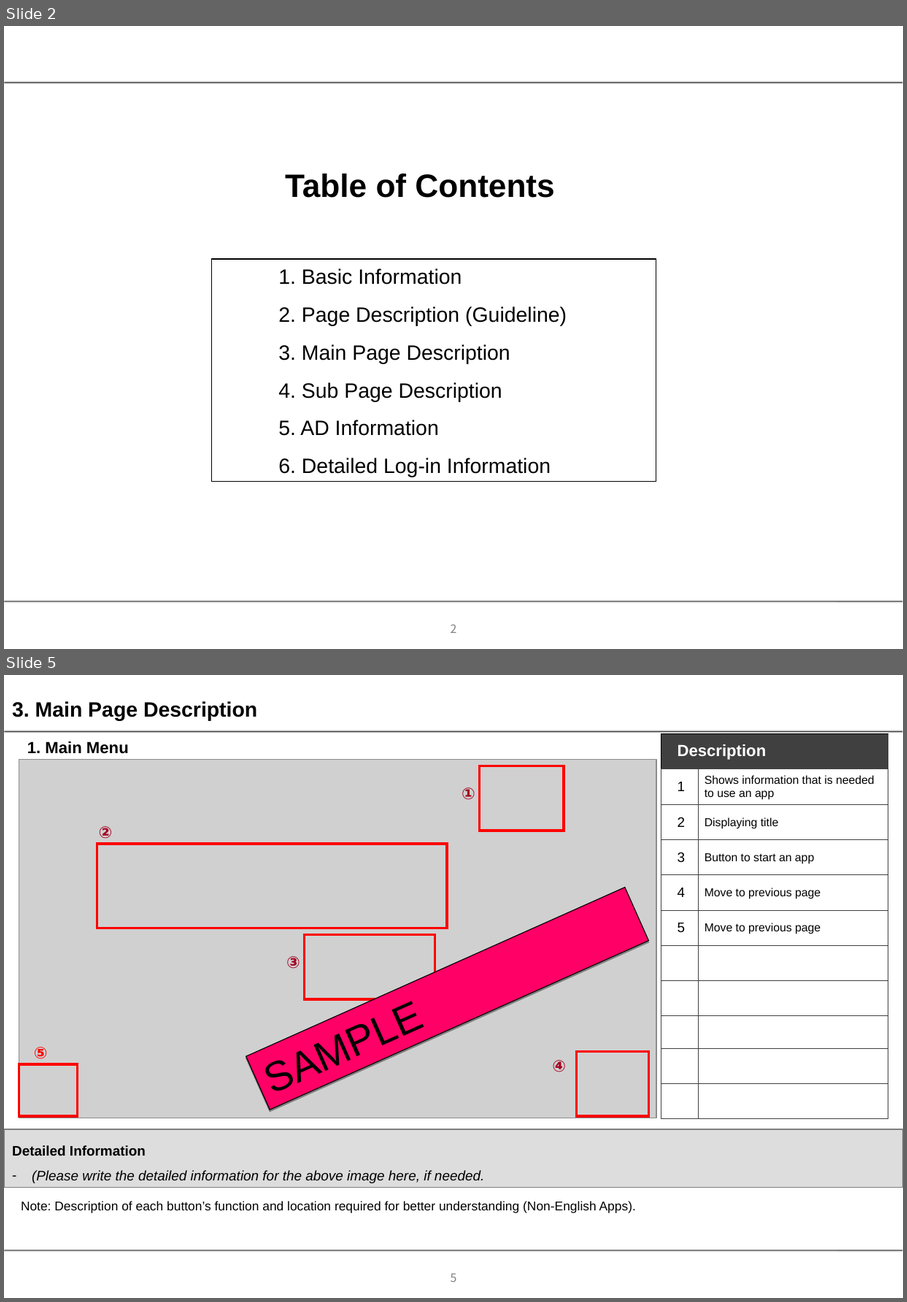
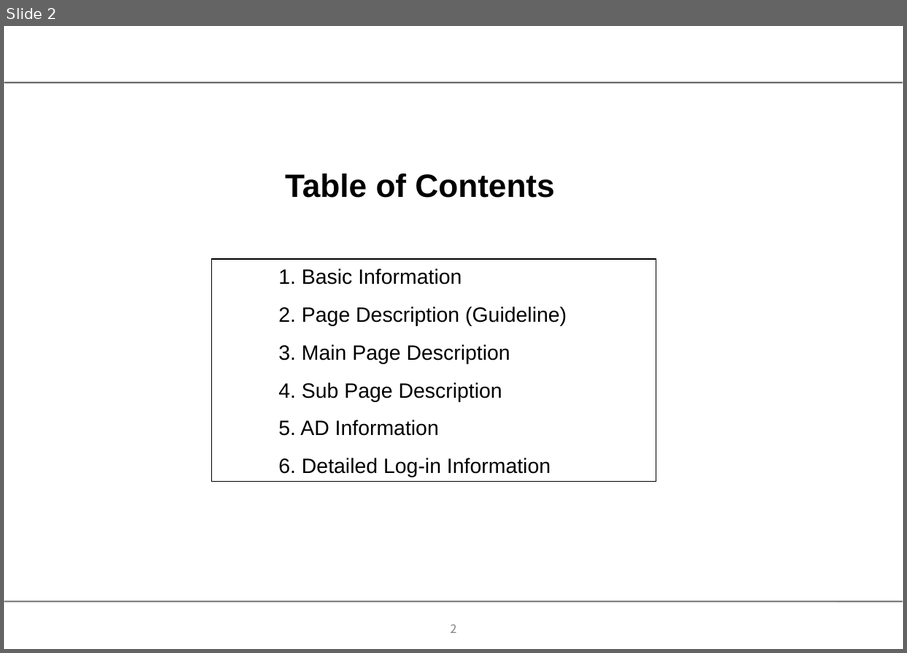
Before and after one commit to mervick/orangeeplayer, a slide deck: docs/documents for lg qa 3.0/app_description_3 0.ppt. Shown one above the other, each under a label of ours: slides 2 and 5 before the commit, slide 2 after it; the slides between them are not shown. The pictures are 907x1302 and 907x653 pixels, drawn with LibreOffice and Linux fonts; fonts in the diff are those of the drawing; grey boxes stand for pictures; background and template pictures are left out. Boxes give left, top, right and bottom in pixels: in the first picture for what was removed or moved away, otherwise in the second. Text is boxed around its words. In the diff, an @@ line names an element or a change of style, - is before the commit and + after.

```diff
--- a/docs/documents for lg qa 3.0/app_description_3 0.ppt
+++ b/docs/documents for lg qa 3.0/app_description_3 0.ppt
@@ slide 5 removed at <box>4,675,903,1298</box>, background #FFFFFF; not listed: 5 template elements that a slide beside it also shows @@
@@ text removed at <box>12,701,257,721</box> @@
-3. Main Page Description
@@ table removed at <box>661,733,889,1118</box>, 11 rows, 2 columns @@
-Description | 
-1 | Shows information that is needed to use an app
-2 | Displaying title
-3 | Button to start an app
-4 | Move to previous page
-5 | Move to previous page
- | 
- | 
- | 
- | 
- | 
@@ picture removed at <box>19,760,656,1118</box> @@
@@ text removed at <box>27,741,129,754</box> @@
-1. Main Menu
@@ rectangle removed at <box>479,766,564,830</box> @@
@@ text removed at <box>462,787,476,800</box> @@
-①
@@ text removed at <box>99,826,113,839</box> @@
-②
@@ rectangle removed at <box>97,844,447,928</box> @@
@@ rectangle removed at <box>246,887,649,1109</box> @@
-SAMPLE
@@ rectangle removed at <box>304,935,435,999</box> @@
@@ text removed at <box>287,956,300,968</box> @@
-③
@@ text removed at <box>34,1047,48,1059</box> @@
-⑤
@@ rectangle removed at <box>19,1064,77,1117</box> @@
@@ text removed at <box>552,1060,566,1072</box> @@
-④
@@ rectangle removed at <box>576,1051,649,1115</box> @@
@@ rectangle removed at <box>4,1129,903,1187</box> @@
-Detailed Information
-– (Please write the detailed information for the above image here, if needed.
@@ text removed at <box>21,1201,636,1213</box> @@
-Note: Description of each button’s function and location required for better understanding (Non-English Apps).
```
Also in this commit, not shown: 3 slides changed, 3 slides added, 5 other slides removed, 2 other files.
